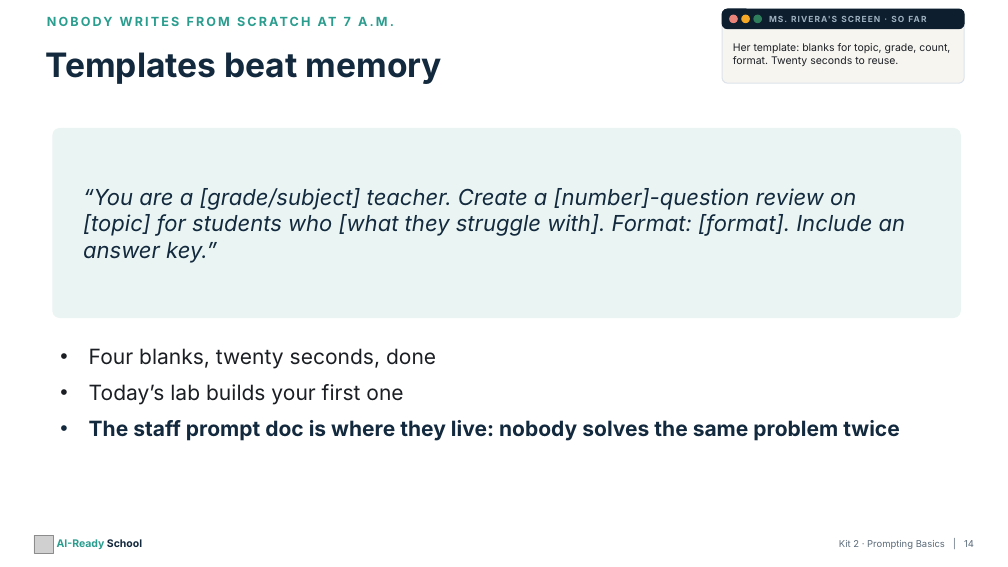
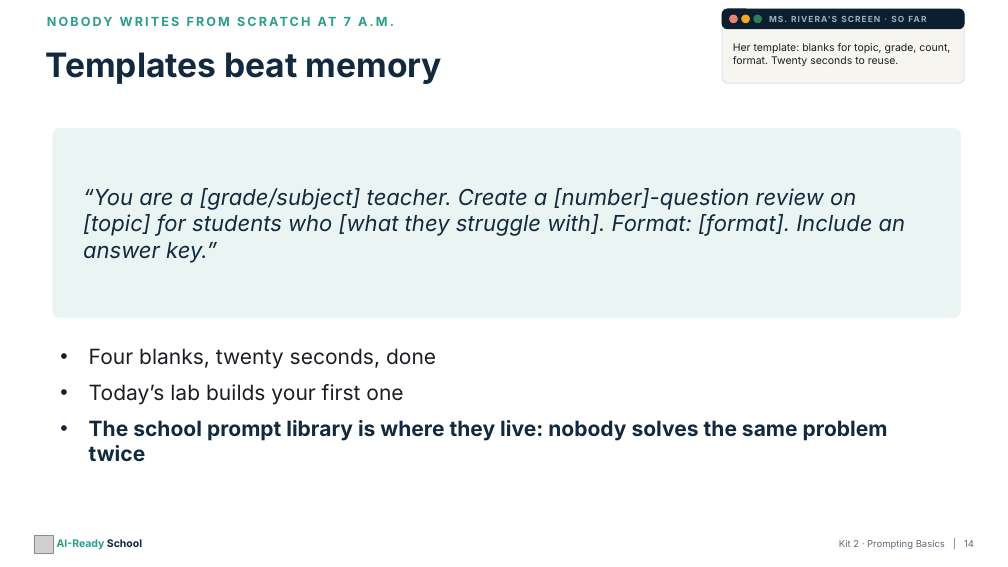
Before and after one commit to aspinozzi1/Ai-School-Ready, a slide deck: slide 14 of kits/kit02/Kit02_PresentationDeck.pptx. Drawn at 1008x567 pixels with LibreOffice and Linux fonts; fonts in the diff are those of the drawing; grey boxes stand for pictures. Boxes give left, top, right and bottom in pixels: in the first picture for what was removed or moved away, otherwise in the second. Text is boxed around its words. In the diff, an @@ line names an element or a change of style, - is before the commit and + after.

```diff
--- a/kits/kit02/Kit02_PresentationDeck.pptx
+++ b/kits/kit02/Kit02_PresentationDeck.pptx
@@ text at (89,420,888,462): text changed @@
-• The staff prompt doc is where they live: nobody solves the same problem twice
+• The school prompt library is where they live: nobody solves the same problem twice
```
Also in this commit, not shown: 4 other slides changed, 17 other files.
